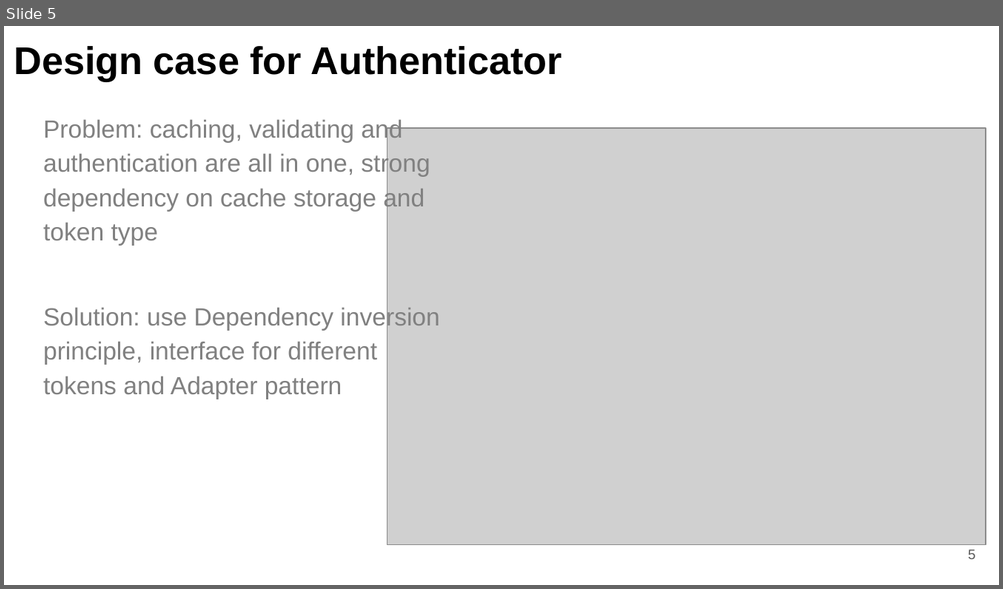
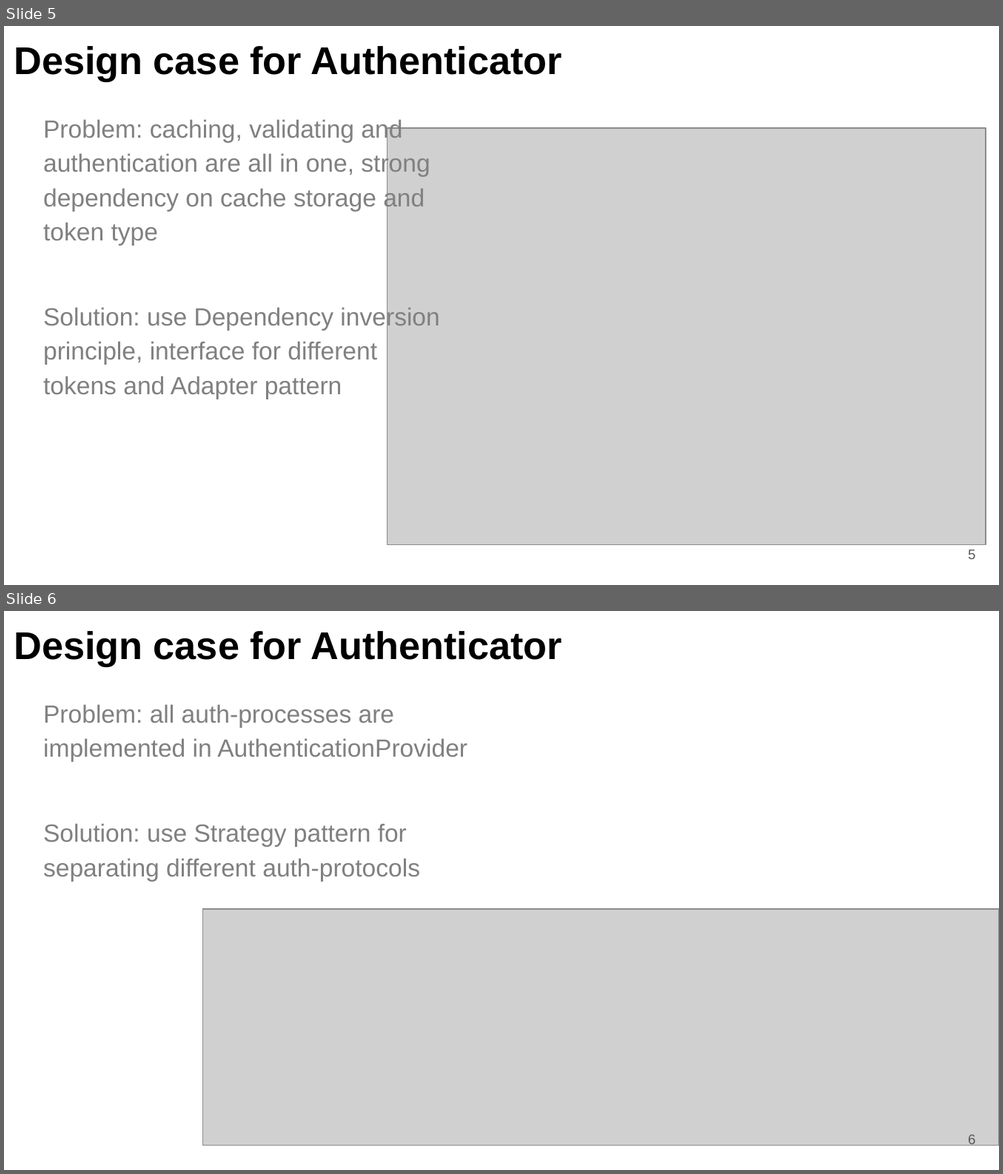
Before and after one commit to fanglores/Advanced-Software-Design, a slide deck: PracticeTasks/Module2/Task_12/Task_12.pptx. Shown one above the other, each under a label of ours: slide 5 before the commit, slides 5 and 6 after it. The pictures are 1003x589 and 1003x1174 pixels, drawn with LibreOffice and Linux fonts; fonts in the diff are those of the drawing; grey boxes stand for pictures. Boxes give left, top, right and bottom in pixels: in the first picture for what was removed or moved away, otherwise in the second. Text is boxed around its words. In the diff, an @@ line names an element or a change of style, - is before the commit and + after.

```diff
--- a/PracticeTasks/Module2/Task_12/Task_12.pptx
+++ b/PracticeTasks/Module2/Task_12/Task_12.pptx
@@ slide 6 added at [4,611,999,1170], background #FFFFFF @@
@@ title added at [14,631,562,667], 28 pt, text #000000, bold @@
+Design case for Authenticator
@@ text added at [43,704,467,881], 18 pt, text #808080 @@
+Problem: all auth-processes are implemented in AuthenticationProvider
+Solution: use Strategy pattern for separating different auth-protocols
@@ picture added at [203,909,999,1146] @@
@@ page number added at [967,1135,975,1148], 10 pt, text #595959 @@
+6
```
Also in this commit, not shown: 1 other slide added, 1 slide removed, 1 other file.
